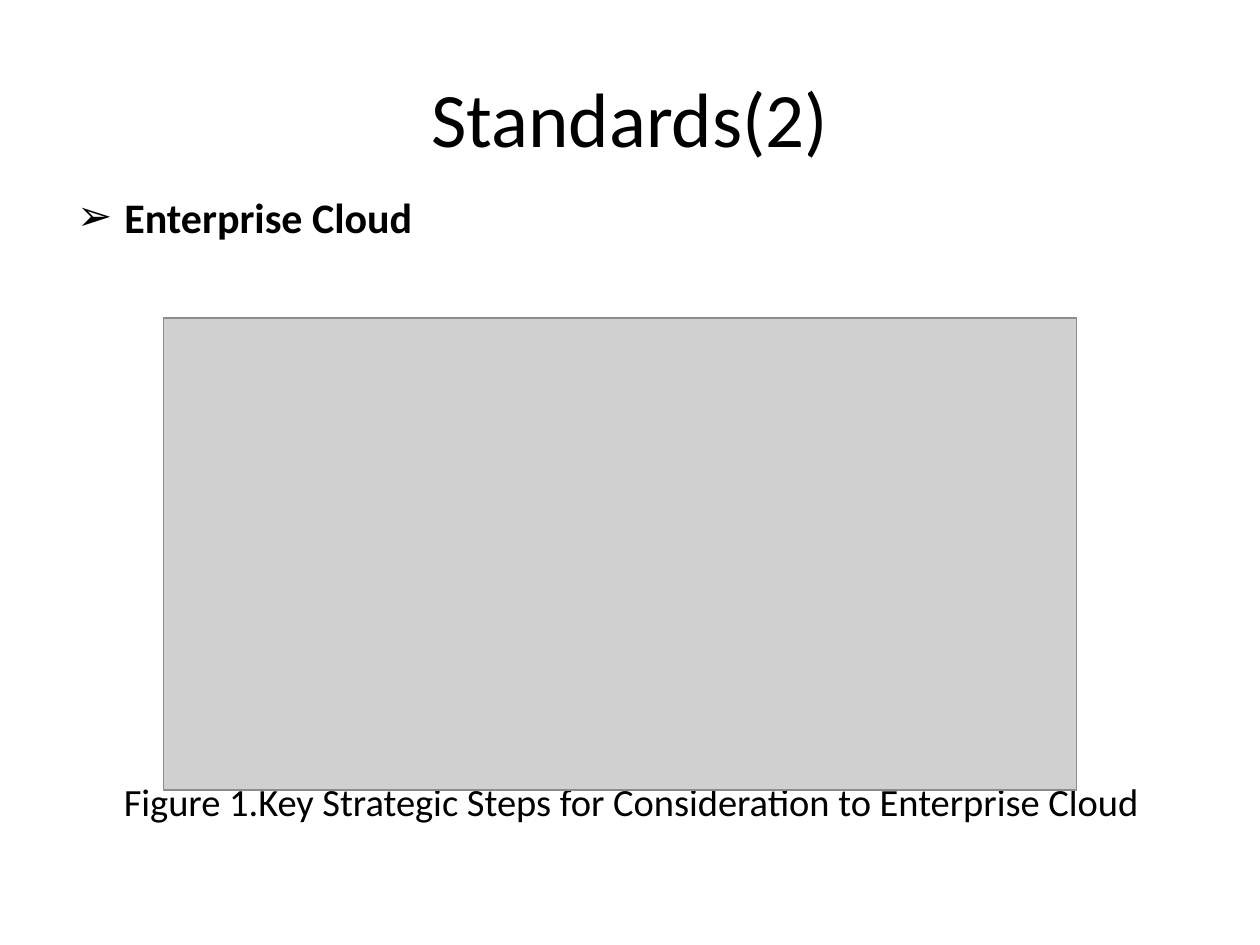
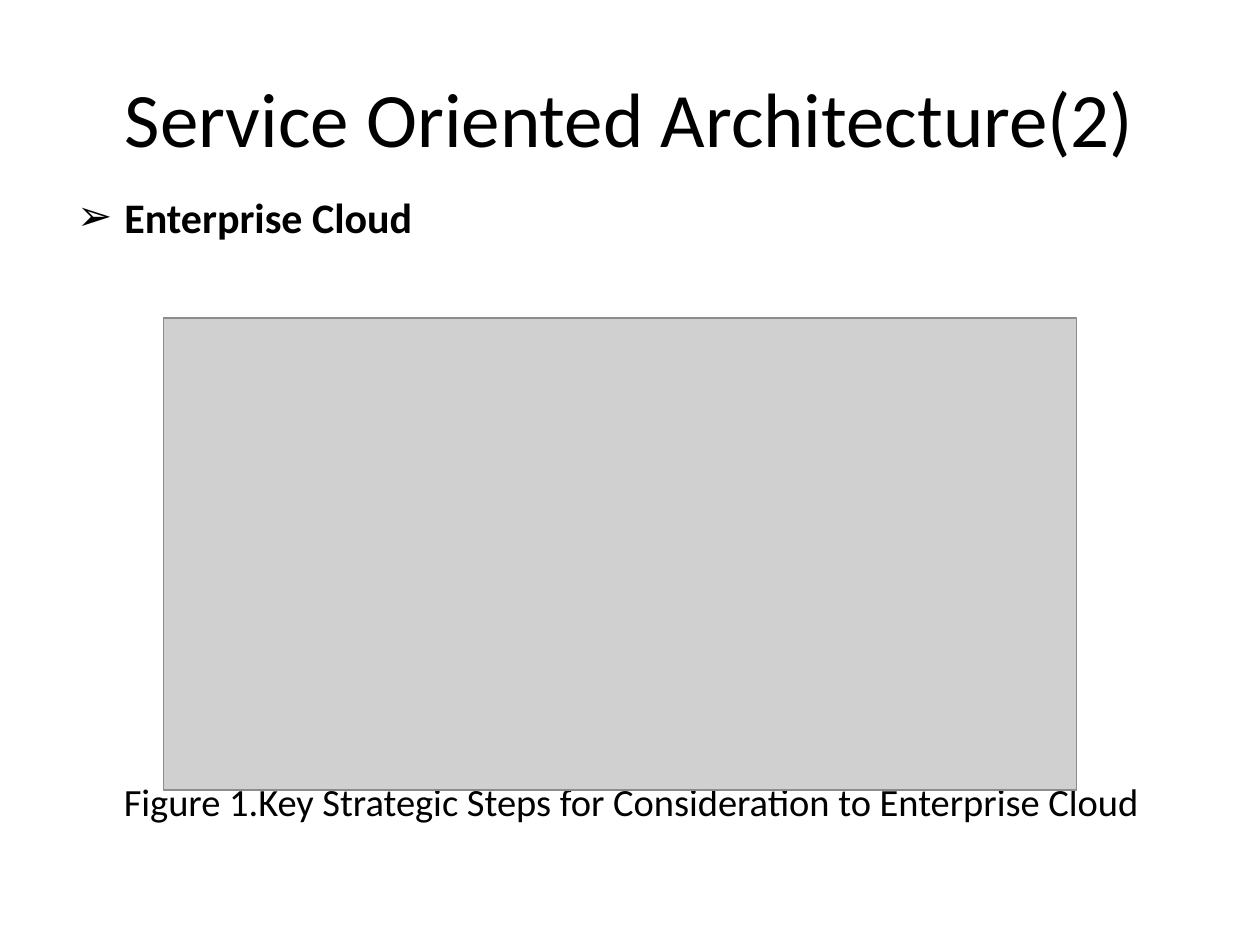
Before and after one commit to J2EEBeliever/INFS-774-LFreeman-JWang-NVilailack, a slide deck: slide 4 of INFS 774 Junxiang Technical Architecture.pptx. Drawn at 1260x945 pixels with LibreOffice and Linux fonts; fonts in the diff are those of the drawing; grey boxes stand for pictures; background and template pictures are left out. Boxes give left, top, right and bottom in pixels: in the first picture for what was removed or moved away, otherwise in the second. Text is boxed around its words. In the diff, an @@ line names an element or a change of style, - is before the commit and + after.

```diff
--- a/INFS 774 Junxiang Technical Architecture.pptx
+++ b/INFS 774 Junxiang Technical Architecture.pptx
@@ title at (x1=125, y1=91, x2=1133, y2=158): text changed @@
-Standards(2)
+Service Oriented Architecture(2)
```
Also in this commit, not shown: 10 other slides changed.
